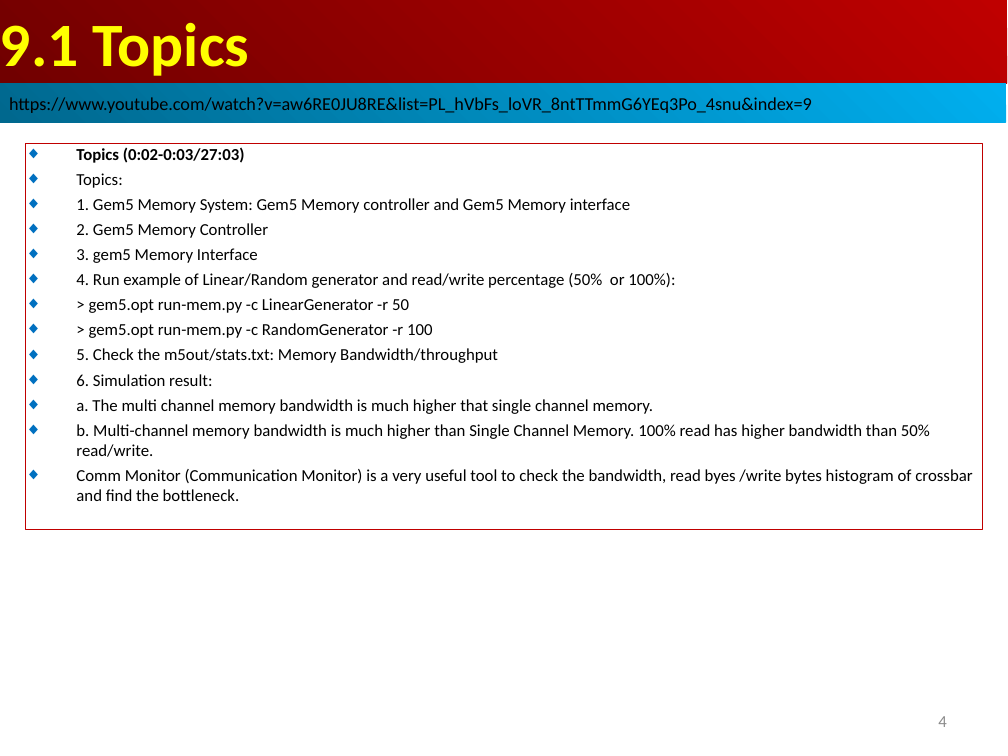
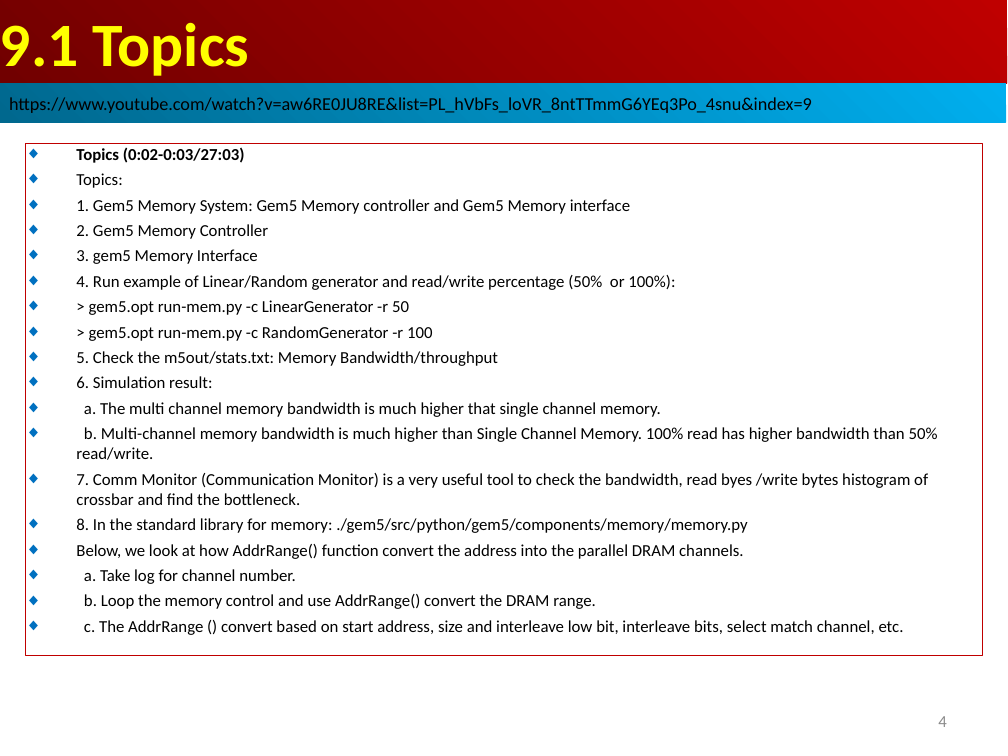
Before and after one commit to peterhchen/AIU_CS850_Gem5_McPAT, a slide deck: slide 4 of 050_Gem5/009.MemMod/000_Video/009.MemMod.ppt. Drawn at 1008x756 pixels with LibreOffice and Linux fonts; fonts in the diff are those of the drawing. Boxes give left, top, right and bottom in pixels: in the first picture for what was removed or moved away, otherwise in the second. Text is boxed around its words. In the diff, an @@ line names an element or a change of style, - is before the commit and + after.

```diff
--- a/050_Gem5/009.MemMod/000_Video/009.MemMod.ppt
+++ b/050_Gem5/009.MemMod/000_Video/009.MemMod.ppt
@@ rectangle "Topics (0:02-0:03/27:03)": place and size @@
-rectangle "Topics (0:02-0:03/27:03)" at (25, 143, 983, 529)
+rectangle "Topics (0:02-0:03/27:03)" at (25, 143, 983, 655)
@@ text in rectangle at (76, 473, 928, 635): text changed @@
-◆ Comm Monitor (Communication Monitor) is a very useful tool to check the bandwidth, read byes /write bytes histogram of crossbar and find the bottleneck.
+◆ 7. Comm Monitor (Communication Monitor) is a very useful tool to check the bandwidth, read byes /write bytes histogram of crossbar and find the bottleneck.
+◆ 8. In the standard library for memory: ./gem5/src/python/gem5/components/memory/memory.py
+◆ Below, we look at how AddrRange() function convert the address into the parallel DRAM channels.
+◆ a. Take log for channel number.
+◆ b. Loop the memory control and use AddrRange() convert the DRAM range.
+◆ c. The AddrRange () convert based on start address, size and interleave low bit, interleave bits, select match channel, etc.
```
Also in this commit, not shown: 14 other slides changed, 8 slides added.
